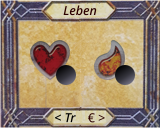
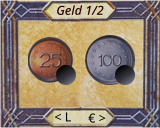
Two versions of the same layered image (160 x 128). Layer-by-layer changes:
added layer "Coin_Small" above "Leben_Navi" over (28, 35, 135, 123)
hid "Leben" over (28, 5, 135, 123)
